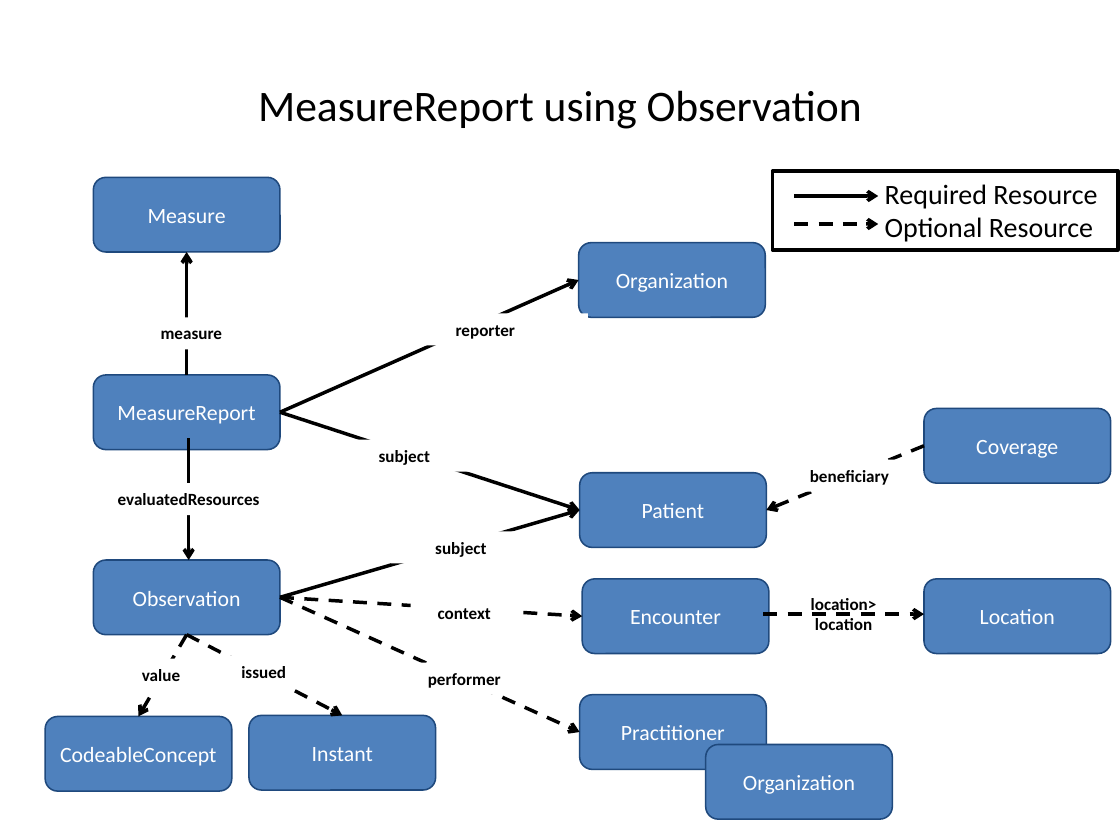
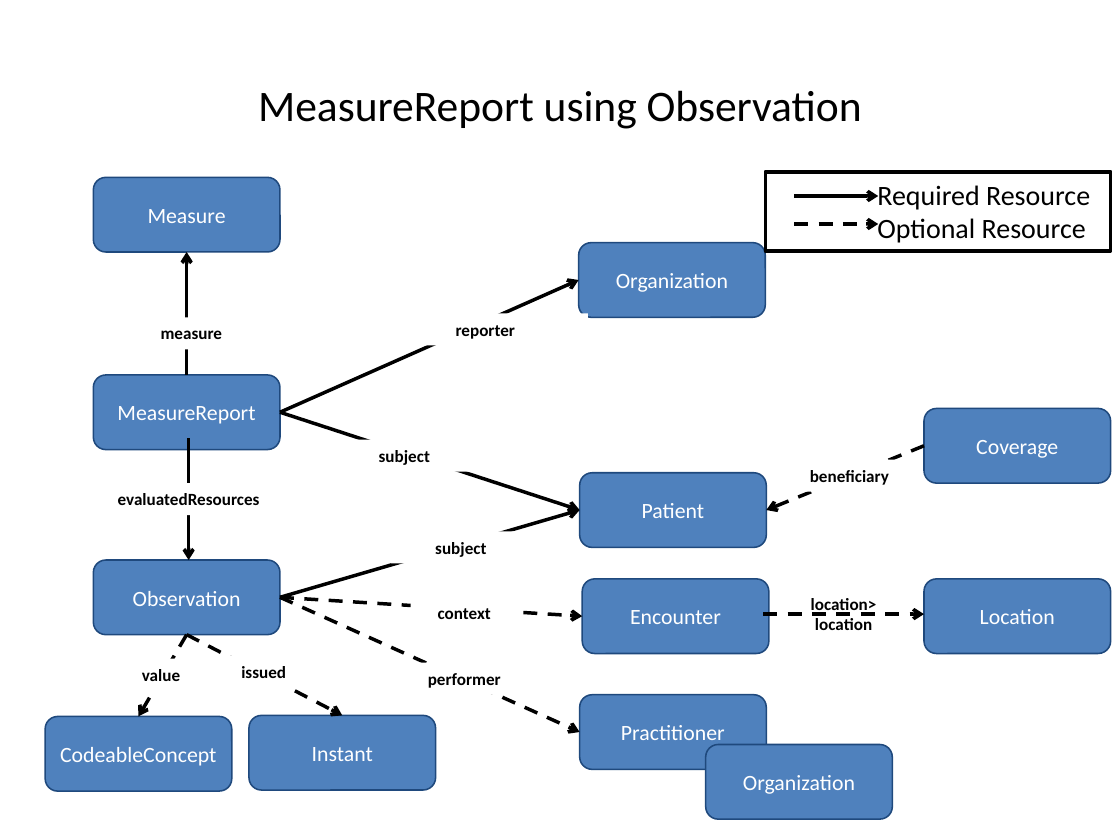
Before and after one commit to HL7/davinci-deqm, a slide deck: slide 8 of input/images/source/DEQM Resource Diagram - VTE.pptx. Drawn at 1120x840 pixels with LibreOffice and Linux fonts; fonts in the diff are those of the drawing. Boxes give left, top, right and bottom in pixels: in the first picture for what was removed or moved away, otherwise in the second. Text is boxed around its words. In the diff, an @@ line names an element or a change of style, - is before the commit and + after.

```diff
--- a/input/images/source/DEQM Resource Diagram - VTE.pptx
+++ b/input/images/source/DEQM Resource Diagram - VTE.pptx
@@ rectangle "Required Resource": place and size @@
-rectangle "Required Resource" at <box>773,171,1118,251</box>
+rectangle "Required Resource" at <box>765,171,1110,251</box>
```
Also in this commit, not shown: 4 other slides changed, 15 other files.
